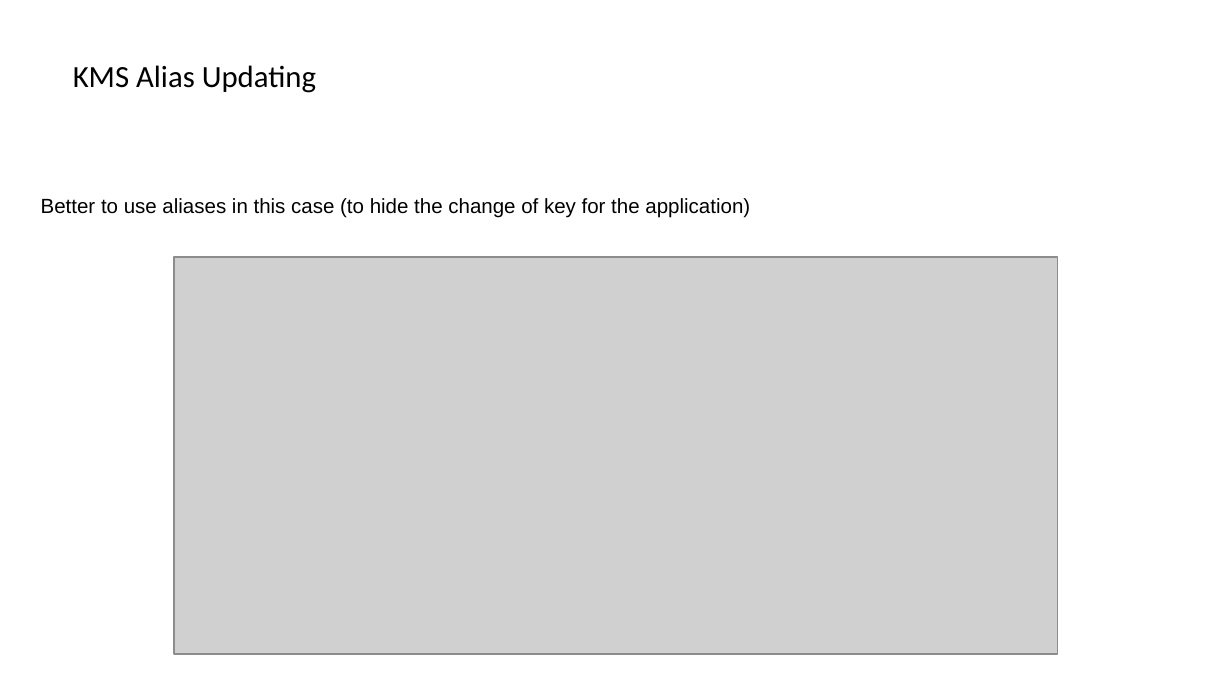
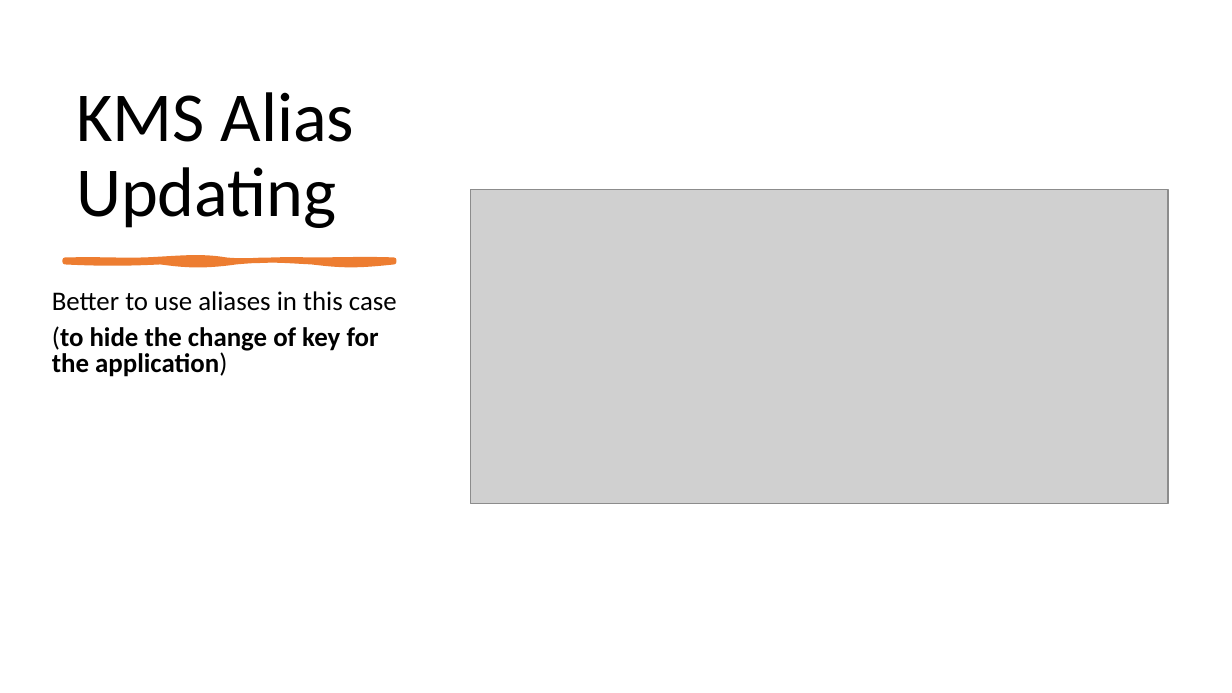
Before and after one commit to IlyaChakun/aws-iba-courses, a slide deck: slide 19 of lecture-materials/Security/KMS/kms.pptx (slide 20 before the commit). Drawn at 1232x693 pixels with LibreOffice and Linux fonts; fonts in the diff are those of the drawing; grey boxes stand for pictures. Boxes give left, top, right and bottom in pixels: in the first picture for what was removed or moved away, otherwise in the second. Text is boxed around its words. In the diff, an @@ line names an element or a change of style, - is before the commit and + after.

```diff
--- a/lecture-materials/Security/KMS/kms.pptx
+++ b/lecture-materials/Security/KMS/kms.pptx
@@ title "KMS Alias Updating": place and size @@
-title "KMS Alias Updating" at <box>73,65,316,93</box>
+title "KMS Alias Updating" at <box>76,92,354,228</box>
@@ title "KMS Alias Updating" at <box>76,92,354,228</box>: size 18 to 41 pt; vertical alignment middle to bottom @@
@@ picture: place and size @@
-picture at <box>174,257,1057,654</box>
+picture at <box>471,190,1168,504</box>
@@ freeform shape added at <box>65,260,394,261</box>, fill #ED7D31, outline #ED7D31 3 pt @@
@@ text at <box>52,291,397,377</box>: text changed; size 12 to 15.7 pt; font Arial to Calibri; bold on @@
-Better to use aliases in this case (to hide the change of key for the application)
+Better to use aliases in this case
+(to hide the change of key for the application)
```
Also in this commit, not shown: 40 other slides changed, 1 slide added, 3 slides removed, 19 other files.
